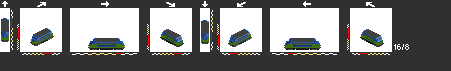
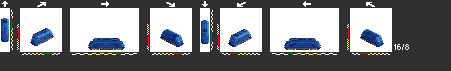
Layers edited between the first and the second 451 × 71 image:
hid "vltjmx1" over [1, 19, 383, 49]
painted on "mx" over [31, 37, 383, 50]
